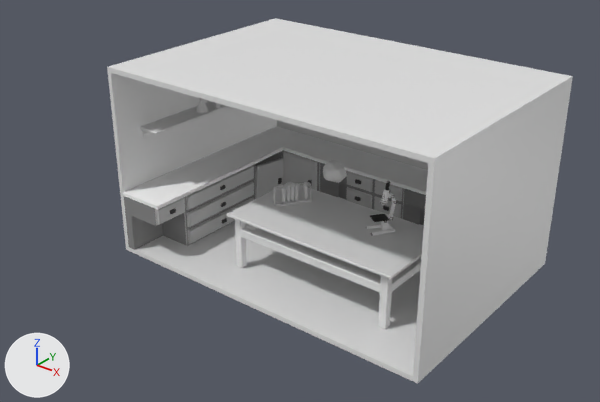
The Blender file Assets/LoadScreen.blend: old version first, new version second.
Both versions are drawn from a 50 mm camera at (24.2, -33.1, 23.3) aimed at (0.3, -3.3, 4.8). The axes (+X, +Y, +Z) are drawn at lower left. The lights are the same throughout.

Objects in the first picture: 'Microscope', 'Room', 'Shelving', 'Table', 'TestTube', 'WorkTop'.
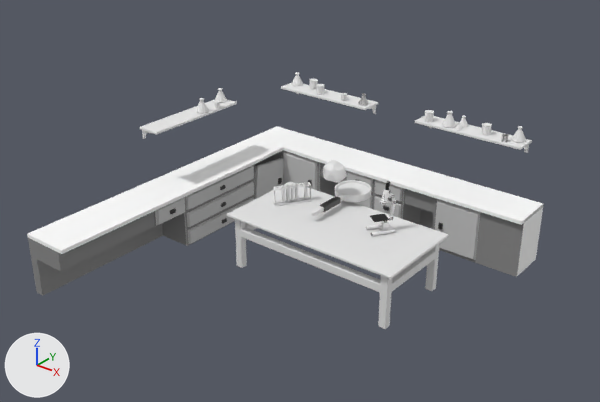
What the commit changed:
me_cube has 16 vertices, 14 faces and spans x -9.7..9.7, y -6.7..6.7, z 0.0..10.8.
me_cube is used by ob_room; location (0.0, 0.0, 0.0).
me_cube part 1: the whole mesh is scaled about its middle by (1, 1.47, 1), then moved by (0.0, -3.1, 0.0).
me_cube_003 is used by ob_worktop; location (0.01, -0.26, 1.25).
me_cube_003 had 1552 vertices, 1402 faces, 2 loose edges and spanned x -9.4..9.3, y -6.5..6.7, z -1.1..2.5.
me_cube_003 now has 1567 vertices, 1418 faces, 2 loose edges and spans x -9.4..9.3, y -12.7..6.7, z -1.1..2.5.
Part 2, on me_cube_003:
5 faces are deleted.
15 new vertices lie (0.0, -6.2, 0.0) away from vertices in x -9.4..-6.7, y -6.5, z -1.0..2.5.
6 new faces join them, mat_drawback (grey #8d8d8d).
8 new faces join them, mat_draws (light grey #c9c9c9).
7 new faces join them, mat_counter (white #ffffff).
Mesh me_circle is new.
It has 886 vertices, 921 faces and spans x -1.01..0.98, y -2.49..2.18, z -0.2..0.2.
Faces by material slot: [835, 2, 84].
It uses material mat_silver (white #e7e7e7).
It uses material mat_glass (white #e7e7e7).
It uses material mat_blackplastic (black #000000).
Object 'Room' (ob_room) is now hidden.
Object 'MagnifyingGlass' (ob_magnifyingglass) is new; it shows me_circle.
Its location is (0.66, -0.26, 3.94).

Pixel boxes (x1, y1, x2, y2) of what changed, in the pictures (600 x 402 px):
'Room', hidden
    before: (107, 18, 573, 384)
'WorkTop', reshaped
    before: (123, 126, 428, 250)
    after: (27, 126, 544, 296)
'MagnifyingGlass', added
    after: (311, 180, 371, 216)
    faces in mat_silver (white #e7e7e7): (311, 180, 371, 216)
    faces in mat_glass (white #e7e7e7): (337, 183, 369, 195)
    faces in mat_blackplastic (black #000000): (320, 196, 341, 212)
part 2 of me_cube_003, built on
    before: (123, 193, 158, 250)
    after: (27, 193, 158, 296)
'Shelving', unchanged, uncovered by the edit
    before: (140, 101, 229, 139)
    after: (140, 83, 532, 153)
'Beakers', unchanged, uncovered by the edit
    before: (196, 98, 220, 113)
    after: (196, 72, 526, 142)
